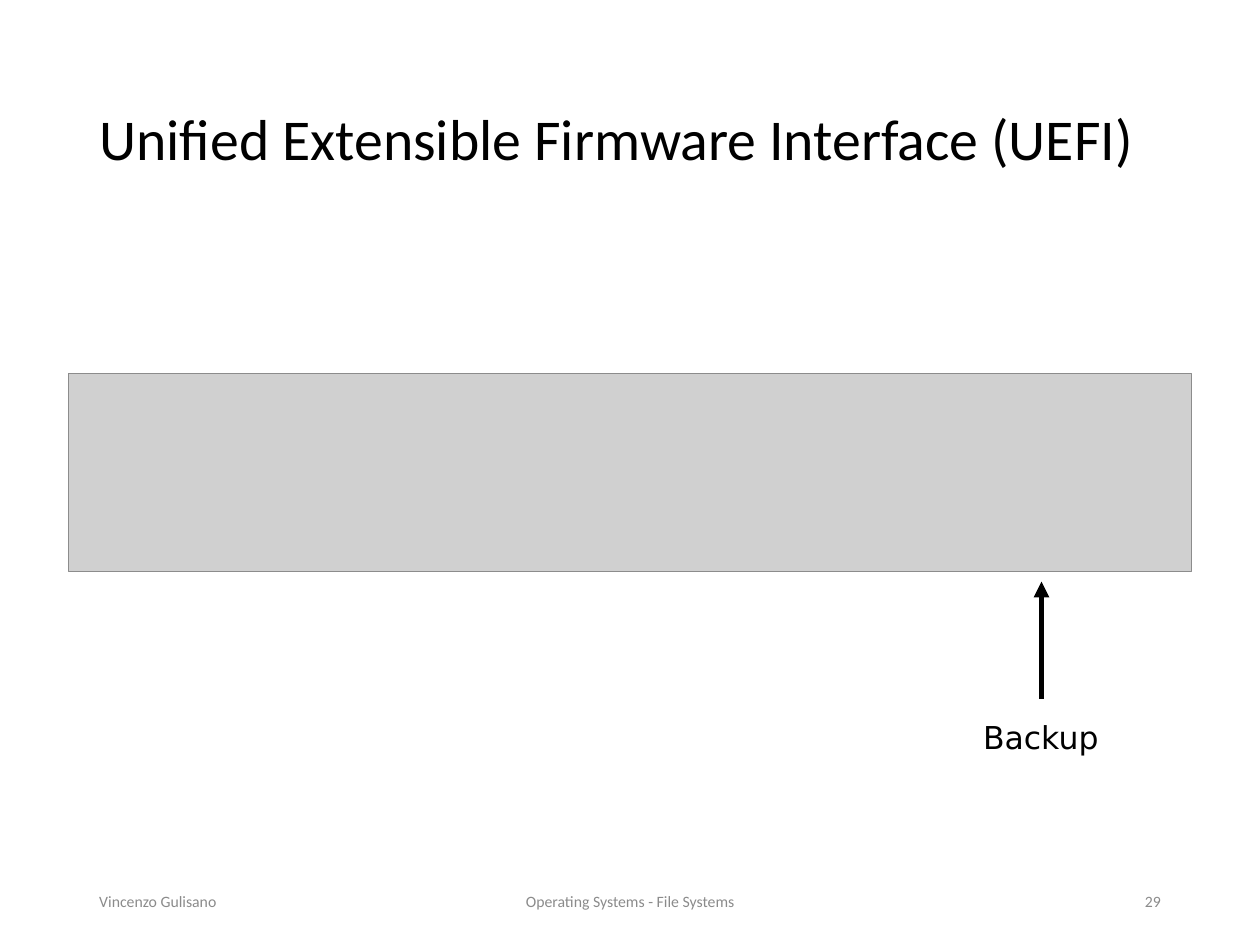
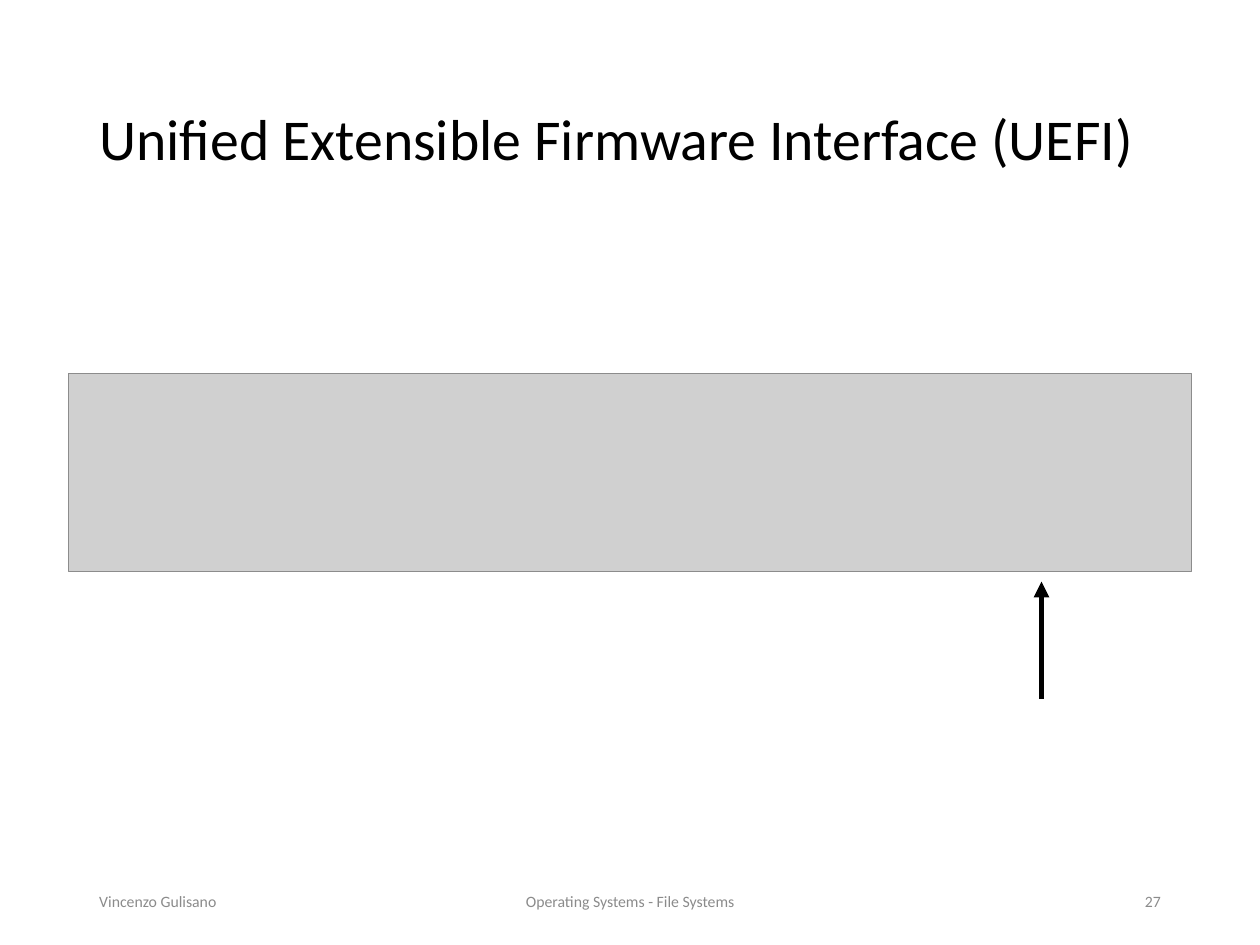
Before and after one commit to vincenzo-gulisano/os_material, a slide deck: slide 27 of slides/file_systems.pptx (slide 29 before the commit). Drawn at 1260x945 pixels with LibreOffice and Linux fonts; fonts in the diff are those of the drawing; grey boxes stand for pictures. Boxes give left, top, right and bottom in pixels: in the first picture for what was removed or moved away, otherwise in the second. Text is boxed around its words. In the diff, an @@ line names an element or a change of style, - is before the commit and + after.

Commit message:
scripted new part on UEFI and legacy BIOS

```diff
--- a/slides/file_systems.pptx
+++ b/slides/file_systems.pptx
@@ text removed at (x1=983, y1=725, x2=1098, y2=756) @@
-Backup
@@ page number at (x1=1145, y1=897, x2=1161, y2=907): text changed @@
-29
+27
```
Also in this commit, not shown: 7 other slides changed, 2 slides removed, 1 other file.
